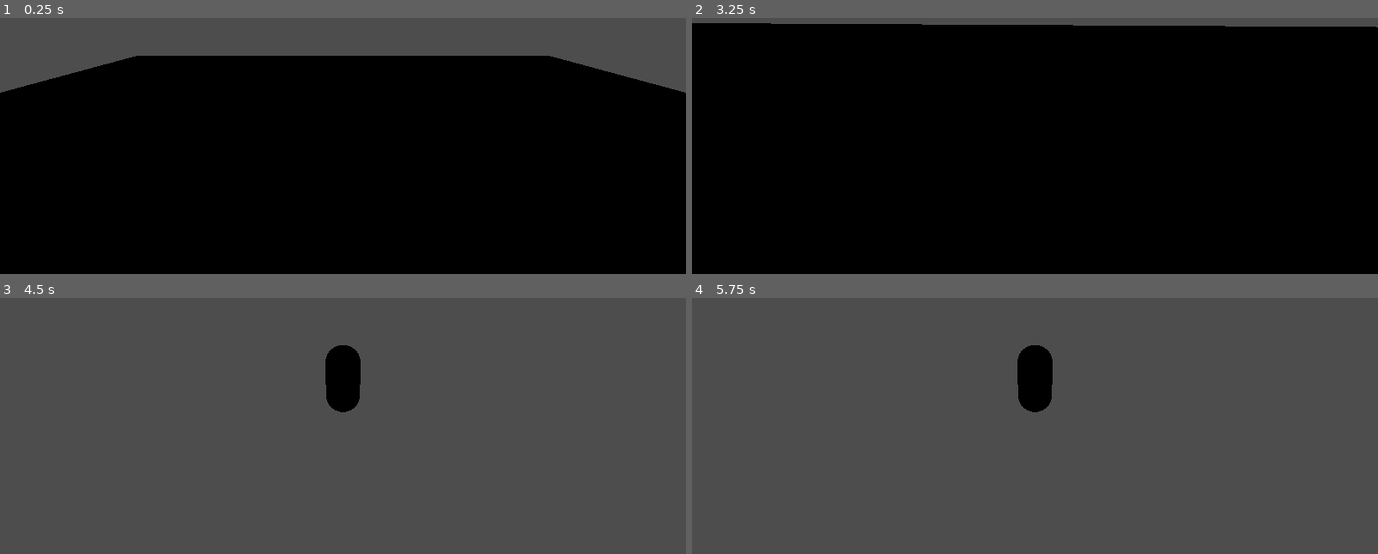
Above: before the commit, frames 1-4 (two rows, left to right).
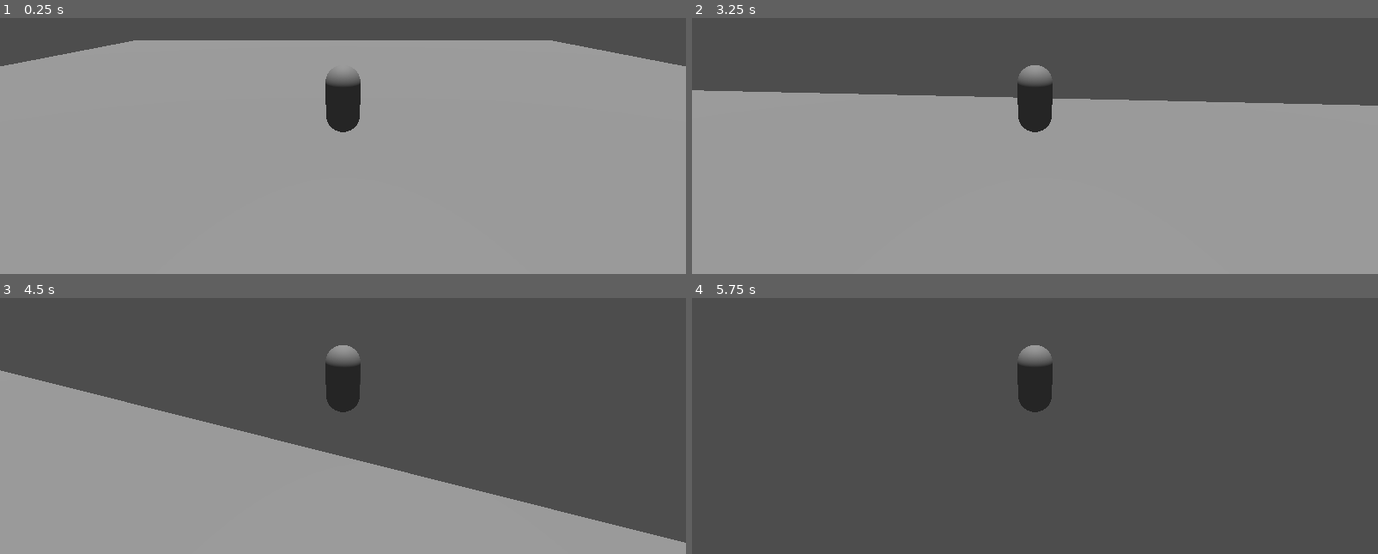
Above: after the commit, the same moments.

Repository: kyle-hessel/godot-action-prototype
Game: Godot game, scene res://scenes/main.tscn
The game is run twice, just before and just after one commit, with the same random seed, the same clock (stepped at 60 frames per second) and the same inputs.
Inputs (mouse positions are in pixels of both pictures, inside the frame that each line leads up to):
- Up to frame 1 (0.25 s): no input
- Up to frame 2 (3.25 s): tap Enter at 0.5 s; move the mouse to (1069, 79) at 0.52 s; hold W (Forward, bound only before the commit) from 0.53 s (still down); tap Space (Jump, bound only before the commit) at 0.6, 0.77, 1.07, 1.35, 1.52, 1.82, 2.1, 2.85, 3.02 s; move the mouse to (1000, 82) at 1.27 s; move the mouse to (1048, 74) at 2.02 s; move the mouse to (1028, 87) at 2.77 s
- Up to frame 3 (4.5 s): keep holding W (Forward, bound only before the commit); tap Space (Jump, bound only before the commit) at 3.32, 3.6, 3.77, 4.07, 4.35 s; move the mouse to (391, 364) at 3.52 s; move the mouse to (288, 356) at 4.27 s
- Up to frame 4 (5.75 s): keep holding W (Forward, bound only before the commit); tap Space (Jump, bound only before the commit) at 4.52, 4.82, 5.1 s; move the mouse to (1041, 362) at 5.02 s

The runs differ from the first frame. In frame 1, 89% of the frame differs, in the area x 0-100%, y 8-100%; in frame 2, 97%, in the area x 0-100%, y 2-100%; in frame 3, 39%; in frame 4, 1.2%.

Commit message:
Set up third person camera to work with controller, added acceleration and deceleration to 3D movement template.

Diff:
--- a/project.godot
+++ b/project.godot
@@ -22,37 +22,47 @@
 
 [input]
 
-Forward={
+forward={
 "deadzone": 0.5,
 "events": [Object(InputEventKey,"resource_local_to_scene":false,"resource_name":"","device":0,"window_id":0,"alt_pressed":false,"shift_pressed":false,"ctrl_pressed":false,"meta_pressed":false,"pressed":false,"keycode":0,"physical_keycode":87,"unicode":0,"echo":false,"script":null)
 , Object(InputEventKey,"resource_local_to_scene":false,"resource_name":"","device":0,"window_id":0,"alt_pressed":false,"shift_pressed":false,"ctrl_pressed":false,"meta_pressed":false,"pressed":false,"keycode":0,"physical_keycode":4194320,"unicode":0,"echo":false,"script":null)
 , Object(InputEventJoypadMotion,"resource_local_to_scene":false,"resource_name":"","device":-1,"axis":1,"axis_value":-1.0,"script":null)
 ]
 }
-Backward={
+backward={
 "deadzone": 0.5,
 "events": [Object(InputEventKey,"resource_local_to_scene":false,"resource_name":"","device":0,"window_id":0,"alt_pressed":false,"shift_pressed":false,"ctrl_pressed":false,"meta_pressed":false,"pressed":false,"keycode":0,"physical_keycode":83,"unicode":0,"echo":false,"script":null)
 , Object(InputEventKey,"resource_local_to_scene":false,"resource_name":"","device":0,"window_id":0,"alt_pressed":false,"shift_pressed":false,"ctrl_pressed":false,"meta_pressed":false,"pressed":false,"keycode":0,"physical_keycode":4194322,"unicode":0,"echo":false,"script":null)
 , Object(InputEventJoypadMotion,"resource_local_to_scene":false,"resource_name":"","device":-1,"axis":1,"axis_value":1.0,"script":null)
 ]
 }
-Left={
+left={
 "deadzone": 0.5,
 "events": [Object(InputEventKey,"resource_local_to_scene":false,"resource_name":"","device":0,"window_id":0,"alt_pressed":false,"shift_pressed":false,"ctrl_pressed":false,"meta_pressed":false,"pressed":false,"keycode":0,"physical_keycode":65,"unicode":0,"echo":false,"script":null)
 , Object(InputEventKey,"resource_local_to_scene":false,"resource_name":"","device":0,"window_id":0,"alt_pressed":false,"shift_pressed":false,"ctrl_pressed":false,"meta_pressed":false,"pressed":false,"keycode":0,"physical_keycode":4194319,"unicode":0,"echo":false,"script":null)
 , Object(InputEventJoypadMotion,"resource_local_to_scene":false,"resource_name":"","device":-1,"axis":0,"axis_value":-1.0,"script":null)
 ]
 }
-Right={
+right={
 "deadzone": 0.5,
 "events": [Object(InputEventKey,"resource_local_to_scene":false,"resource_name":"","device":0,"window_id":0,"alt_pressed":false,"shift_pressed":false,"ctrl_pressed":false,"meta_pressed":false,"pressed":false,"keycode":0,"physical_keycode":68,"unicode":0,"echo":false,"script":null)
 , Object(InputEventKey,"resource_local_to_scene":false,"resource_name":"","device":0,"window_id":0,"alt_pressed":false,"shift_pressed":false,"ctrl_pressed":false,"meta_pressed":false,"pressed":false,"keycode":0,"physical_keycode":4194321,"unicode":0,"echo":false,"script":null)
 , Object(InputEventJoypadMotion,"resource_local_to_scene":false,"resource_name":"","device":-1,"axis":0,"axis_value":1.0,"script":null)
 ]
 }
-Jump={
+jump={
 "deadzone": 0.5,
 "events": [Object(InputEventKey,"resource_local_to_scene":false,"resource_name":"","device":0,"window_id":0,"alt_pressed":false,"shift_pressed":false,"ctrl_pressed":false,"meta_pressed":false,"pressed":false,"keycode":0,"physical_keycode":32,"unicode":0,"echo":false,"script":null)
 , Object(InputEventJoypadButton,"resource_local_to_scene":false,"resource_name":"","device":-1,"button_index":0,"pressure":0.0,"pressed":false,"script":null)
 ]
 }
+camera_joystick_left={
+"deadzone": 0.5,
+"events": [Object(InputEventJoypadMotion,"resource_local_to_scene":false,"resource_name":"","device":-1,"axis":2,"axis_value":-1.0,"script":null)
+]
+}
+camera_joystick_right={
+"deadzone": 0.5,
+"events": [Object(InputEventJoypadMotion,"resource_local_to_scene":false,"resource_name":"","device":-1,"axis":2,"axis_value":1.0,"script":null)
+]
+}
--- a/scenes/main.tscn
+++ b/scenes/main.tscn
@@ -1,11 +1,20 @@
-[gd_scene load_steps=2 format=3 uid="uid://cvpuvu8rd68eu"]
+[gd_scene load_steps=3 format=3 uid="uid://cvpuvu8rd68eu"]
 
 [ext_resource type="PackedScene" uid="uid://fucdrtw3uvta" path="res://scenes/player.tscn" id="1_dha7o"]
+
+[sub_resource type="Environment" id="Environment_ph5ts"]
+sdfgi_use_occlusion = true
 
 [node name="Main" type="Node3D"]
 
 [node name="CSGBox3D" type="CSGBox3D" parent="."]
 use_collision = true
-size = Vector3(29.0329, 0.0906145, 30.7972)
+size = Vector3(40.4731, 0.0906145, 44.8961)
 
 [node name="Player" parent="." instance=ExtResource("1_dha7o")]
+
+[node name="WorldEnvironment" type="WorldEnvironment" parent="."]
+environment = SubResource("Environment_ph5ts")
+
+[node name="Sun" type="DirectionalLight3D" parent="."]
+transform = Transform3D(1, 0, 0, 0, -0.0683287, 0.997663, 0, -0.997663, -0.0683287, 0, 18.2324, 0)
--- a/scripts/Player.gd
+++ b/scripts/Player.gd
@@ -1,9 +1,14 @@
 extends CharacterBody3D
 
 
-@export var SPEED: float = 5.0
-@export var JUMP_VELOCITY: float = 4.5
-@export var sensitivity = 2.5
+var player_speed_current: float = 0.0
+@export var player_speed_walk_max: float = 5.0
+@export var player_speed_run_max: float = player_speed_walk_max * 1.5
+@export var player_walk_accel_rate: float = 0.25
+@export var player_run_accel_rate: float = 0.5
+@export var jump_velocity: float = 4.5
+@export var mouse_sensitivity: float = 2.5
+@export var joystick_sensitivity: float = 0.05
 
 # Get the gravity from the project settings to be synced with RigidBody nodes.
 var gravity: float = ProjectSettings.get_setting("physics/3d/default_gravity")
@@ -13,36 +18,58 @@
 	Input.mouse_mode = Input.MOUSE_MODE_CAPTURED
 
 func _physics_process(delta: float) -> void:
-	# Add the gravity.
+
+	### MOVEMENT ###
+
+	# Apply gravity when in midair.
 	if not is_on_floor():
 		velocity.y -= gravity * delta
 
-	# Handle Jump.
-	if Input.is_action_just_pressed("Jump") and is_on_floor():
-		velocity.y = JUMP_VELOCITY
+	# Jump.
+	if Input.is_action_just_pressed("jump") and is_on_floor():
+		velocity.y = jump_velocity
 
-	# Get the input direction and handle the movement/deceleration.
-	# As good practice, you should replace UI actions with custom gameplay actions.
-	var input_dir := Input.get_vector("Left", "Right", "Forward", "Backward")
+	# Get the input direction.
+	var input_dir := Input.get_vector("left", "right", "forward", "backward")
 	var direction := (transform.basis * Vector3(input_dir.x, 0, input_dir.y)).normalized()
 
 	if direction:
-		velocity.x = direction.x * SPEED
-		velocity.z = direction.z * SPEED
+
+		#acceleration
+		if player_speed_current < player_speed_walk_max:
+			player_speed_current += player_walk_accel_rate
+		elif player_speed_current > player_speed_walk_max:
+			player_speed_current = player_speed_walk_max
+
+		# apply movement
+		velocity.x = direction.x * player_speed_current
+		velocity.z = direction.z * player_speed_current
 	else:
-		velocity.x = move_toward(velocity.x, 0, SPEED)
-		velocity.z = move_toward(velocity.z, 0, SPEED)
+
+		# deceleration
+		player_speed_current = 0
+
+		velocity.x = move_toward(velocity.x, 0, player_speed_walk_max * 0.05)
+		velocity.z = move_toward(velocity.z, 0, player_speed_walk_max * 0.05)
+
+	# debug
+	print(player_speed_current)
+
+
+	### CAMERA ###
+
+	# controller camera rotation
+	rotate_y(Input.get_action_strength("camera_joystick_left") * joystick_sensitivity)
+	rotate_y(Input.get_action_strength("camera_joystick_right") * -joystick_sensitivity)
 
 	move_and_slide()
 
 func _input(event):
-	# mouse movement inputs
+
+
+	### CAMERA ###
+
+	# mouse camera rotation
 	if (event is InputEventMouseMotion):
 		# mouse x movement (in 2d monitor space) becomes player rotation in 3D space around the Y axis.
-		rotation.y -= event.relative.x / 1000 * sensitivity
-		# mouse y movement (in 2d monitor space) becomes camera's up and down rotation around the X axis.
-		#$Camera3D.rotation.x -= event.relative.y / 1000 * sensitivity
-		# clamp player's x rotation.
-		rotation.x = clamp(rotation.x, PI / -2, PI / 2)
-		# clamp camera's x rotation.
-		#$Camera3D.rotation.x = clamp($Camera3D.rotation.x, -2, 2)
+		rotation.y -= event.relative.x / 1000 * mouse_sensitivity
